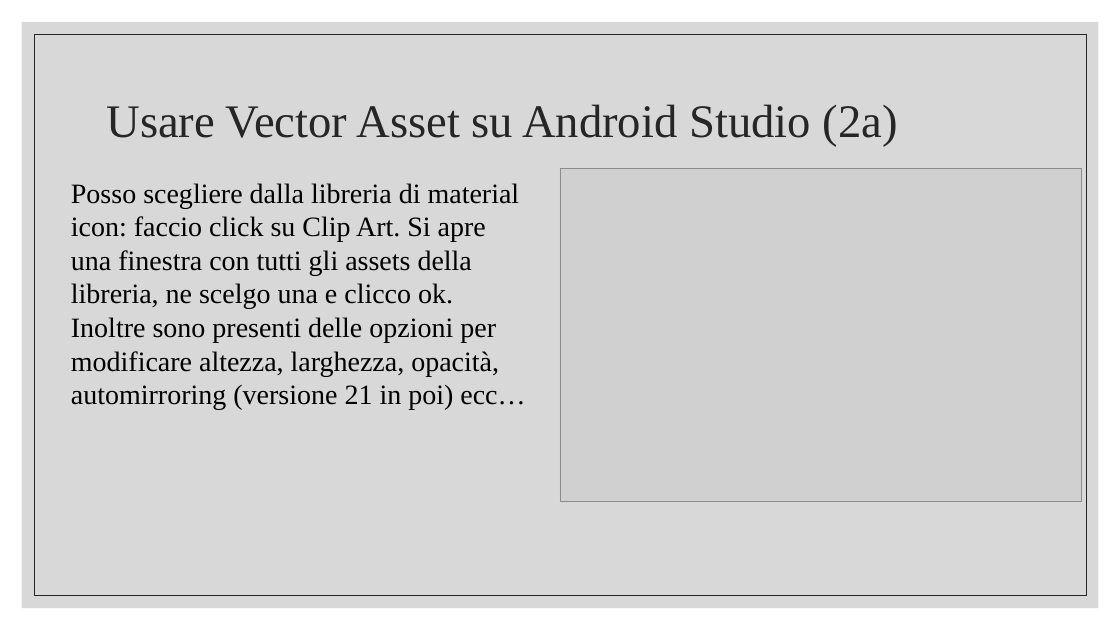
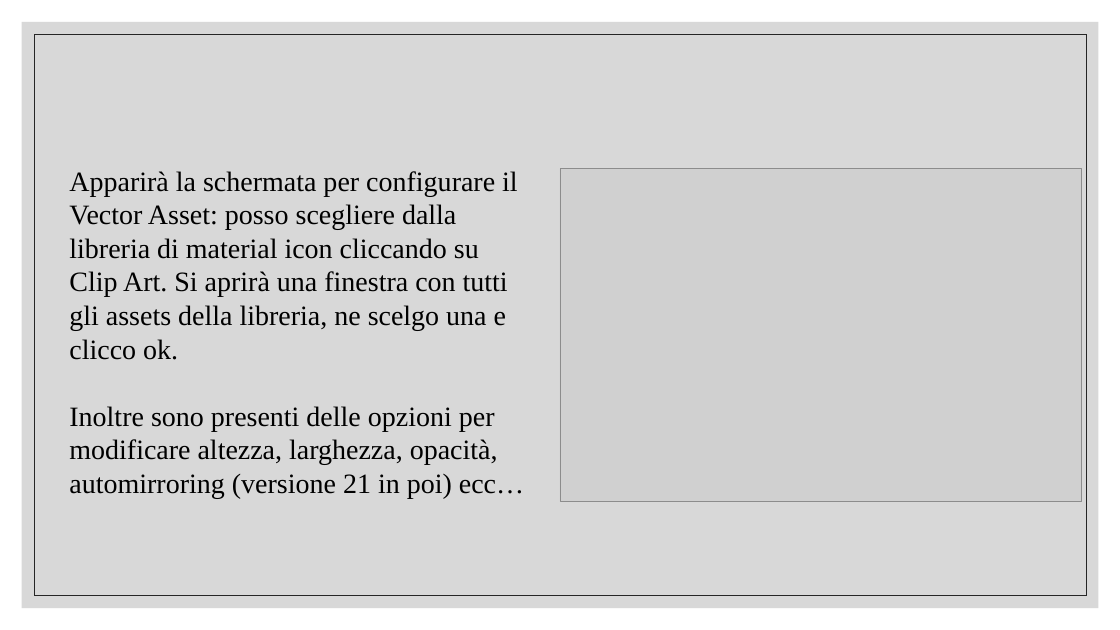
Before and after one commit to tizianotaglienti/Colleghi-Ristretti, a slide deck: slide 22 of Vector asset studio.pptx (slide 14 before the commit). Drawn at 1120x630 pixels with LibreOffice and Linux fonts; fonts in the diff are those of the drawing; grey boxes stand for pictures. Boxes give left, top, right and bottom in pixels: in the first picture for what was removed or moved away, otherwise in the second. Text is boxed around its words. In the diff, an @@ line names an element or a change of style, - is before the commit and + after.

```diff
--- a/Vector asset studio.pptx
+++ b/Vector asset studio.pptx
@@ title removed at <box>106,104,898,147</box> @@
-Usare Vector Asset su Android Studio (2a)
@@ text at <box>69,171,524,498</box>: text changed @@
-Posso scegliere dalla libreria di material icon: faccio click su Clip Art. Si apre una finestra con tutti gli assets della libreria, ne scelgo una e clicco ok. Inoltre sono presenti delle opzioni per modificare altezza, larghezza, opacità, automirroring (versione 21 in poi) ecc…
+Apparirà la schermata per configurare il Vector Asset: posso scegliere dalla libreria di material icon cliccando su Clip Art. Si aprirà una finestra con tutti gli assets della libreria, ne scelgo una e clicco ok.
+Inoltre sono presenti delle opzioni per modificare altezza, larghezza, opacità, automirroring (versione 21 in poi) ecc…
```
Also in this commit, not shown: 3 other slides changed, 12 slides added, 1 other file.
